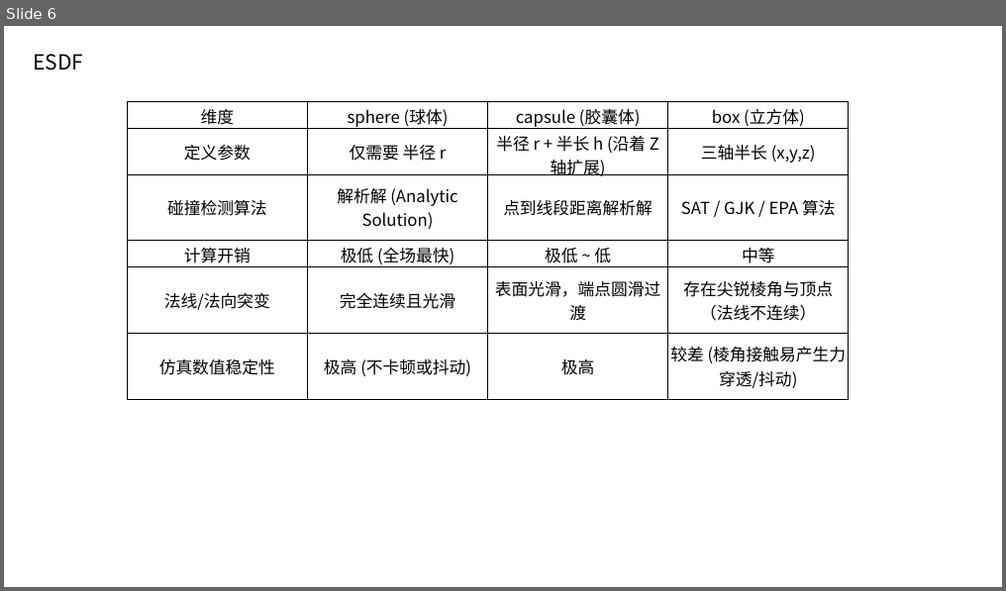
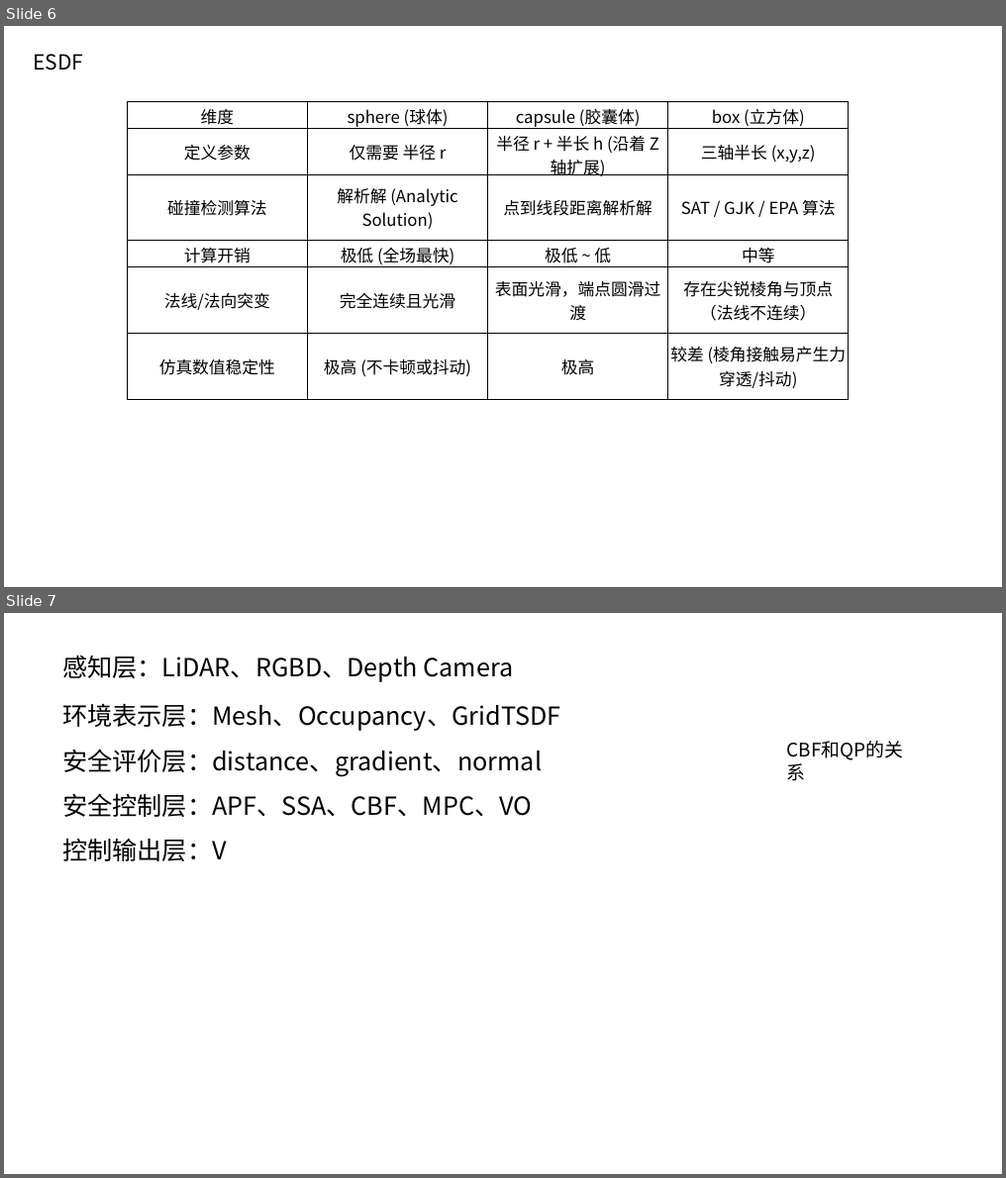
Before and after one commit to ruler-cap/git_test, a slide deck: avoidance/1.pptx. Shown one above the other, each under a label of ours: slide 6 before the commit, slides 6 and 7 after it. The pictures are 1006x591 and 1006x1178 pixels, drawn with LibreOffice and Linux fonts; fonts in the diff are those of the drawing. Boxes give left, top, right and bottom in pixels: in the first picture for what was removed or moved away, otherwise in the second. Text is boxed around its words. In the diff, an @@ line names an element or a change of style, - is before the commit and + after.

```diff
--- a/avoidance/1.pptx
+++ b/avoidance/1.pptx
@@ slide 7 added at (4, 613, 1002, 1174), background #FFFFFF @@
@@ text added at (62, 655, 514, 682), 24 pt, text #000000 @@
+感知层：LiDAR、RGBD、Depth Camera
@@ text added at (62, 703, 560, 731), 24 pt, text #000000 @@
+环境表示层：Mesh、Occupancy、GridTSDF
@@ text added at (62, 749, 542, 777), 24 pt, text #000000 @@
+安全评价层：distance、gradient、normal
@@ text added at (779, 735, 927, 765), 18 pt, text #000000 @@
+CBF和QP的关系
@@ text added at (62, 793, 532, 817), 24 pt, text #000000 @@
+安全控制层：APF、SSA、CBF、MPC、VO
@@ text added at (62, 838, 227, 861), 24 pt, text #000000 @@
+控制输出层：V
```
Also in this commit, not shown: 1 slide changed, 1 other slide added.
